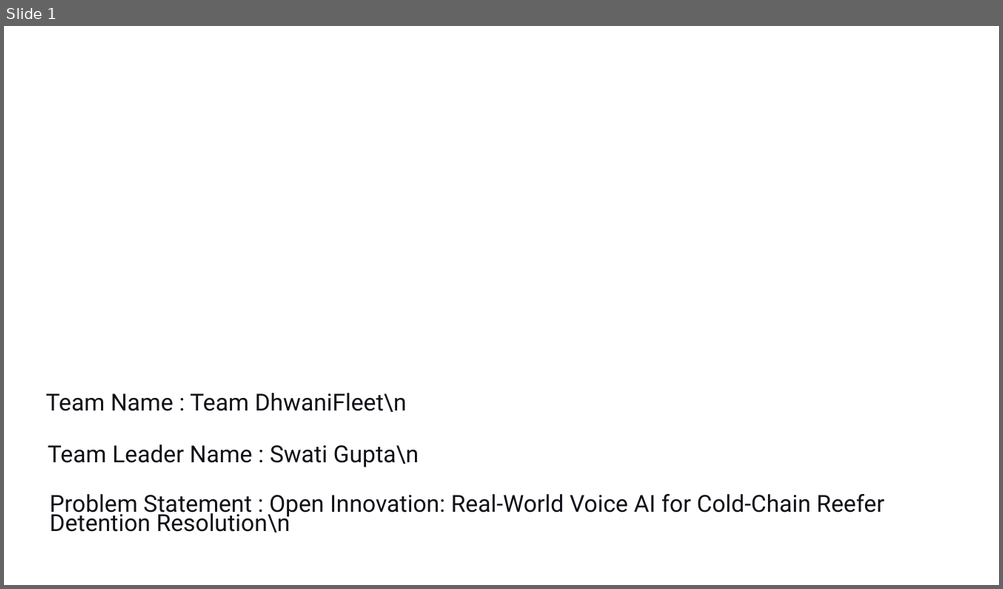
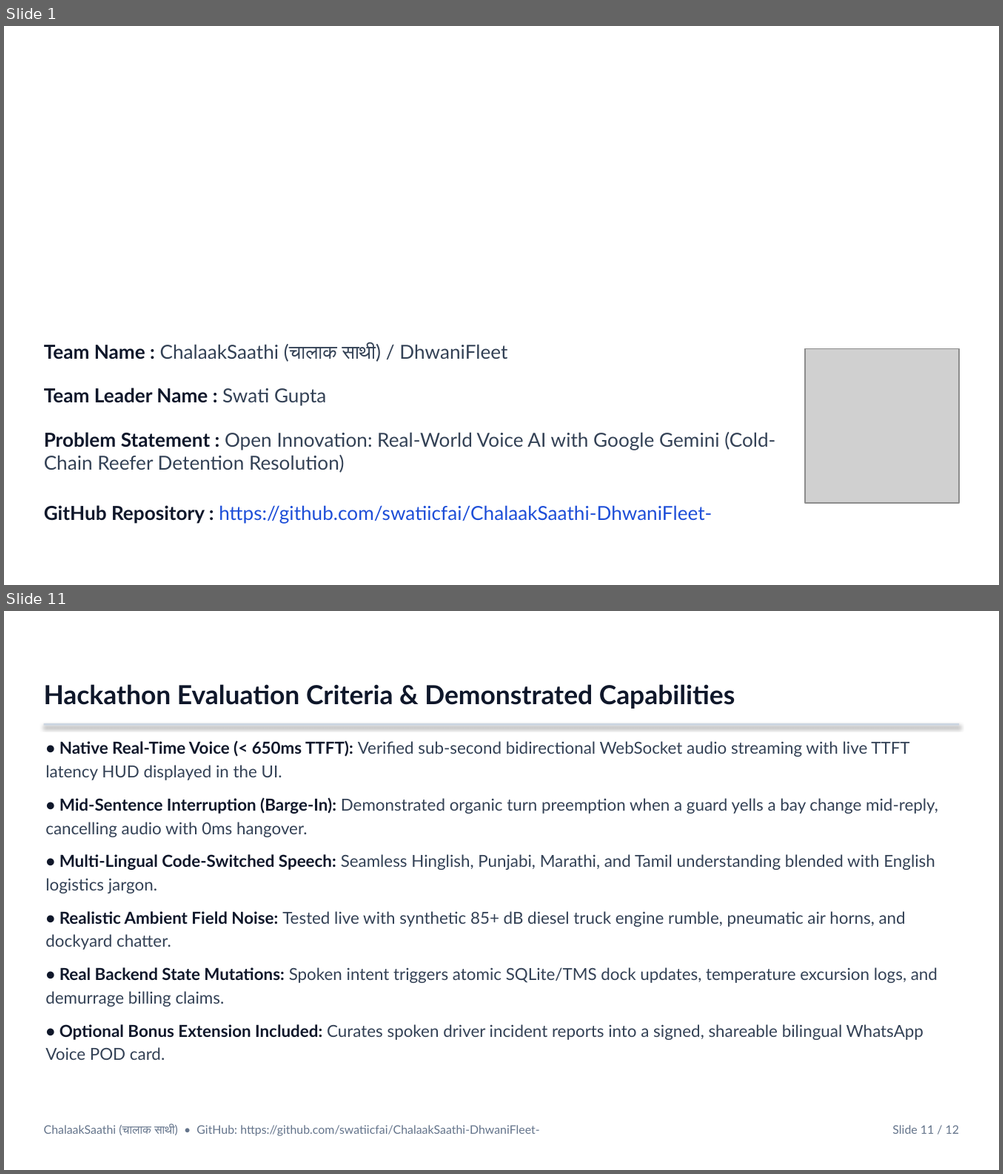
Before and after one commit to swatiicfai/ChalaakSaathi-DhwaniFleet-, a slide deck: DhwaniFleet_Idea_Submission_Deck.pptx. Shown one above the other, each under a label of ours: slide 1 before the commit, slides 1 and 11 after it; the slides between them are not shown. The pictures are 1003x589 and 1003x1174 pixels, drawn with LibreOffice and Linux fonts; fonts in the diff are those of the drawing; grey boxes stand for pictures; background and template pictures are left out. Boxes give left, top, right and bottom in pixels: in the first picture for what was removed or moved away, otherwise in the second. Text is boxed around its words. In the diff, an @@ line names an element or a change of style, - is before the commit and + after.

Commit message:
feat: official Build with Google Gemini submission deck using H2S/YourStory template

```diff
--- a/DhwaniFleet_Idea_Submission_Deck.pptx
+++ b/DhwaniFleet_Idea_Submission_Deck.pptx
@@ slide 11 added at <box>4,611,999,1170</box>, background picture (left out) @@
@@ text added at <box>44,684,735,709</box>, 19 pt, text #0F172A, bold @@
+Hackathon Evaluation Criteria & Demonstrated Capabilities
@@ rectangle added at <box>44,723,959,726</box>, fill #CBD5E1 @@
@@ text added at <box>45,741,938,1060</box>, 12 pt, text #334155 @@
+• Native Real-Time Voice (< 650ms TTFT): Verified sub-second bidirectional WebSocket audio streaming with live TTFT latency HUD displayed in the UI.
+• Mid-Sentence Interruption (Barge-In): Demonstrated organic turn preemption when a guard yells a bay change mid-reply, cancelling audio with 0ms hangover.
+• Multi-Lingual Code-Switched Speech: Seamless Hinglish, Punjabi, Marathi, and Tamil understanding blended with English logistics jargon.
+• Realistic Ambient Field Noise: Tested live with synthetic 85+ dB diesel truck engine rumble, pneumatic air horns, and dockyard chatter.
+• Real Backend State Mutations: Spoken intent triggers atomic SQLite/TMS dock updates, temperature excursion logs, and demurrage billing claims.
+• Optional Bonus Extension Included: Curates spoken driver incident reports into a signed, shareable bilingual WhatsApp Voice POD card.
@@ text added at <box>44,1125,539,1136</box>, 8.5 pt, text #64748B @@
+ChalaakSaathi (चालाक साथी) • GitHub: https://github.com/swatiicfai/ChalaakSaathi-DhwaniFleet-
@@ text added at <box>892,1125,959,1134</box>, 8.5 pt, text #64748B @@
+Slide 11 / 12
@@ slide 1 changed as well @@
@@ text at <box>44,344,507,362</box>: text changed; size 17 to 14 pt; font Roboto to Lato; text colour #0F1016 to #334155 @@
-Team Name : Team DhwaniFleet\n
+Team Name : ChalaakSaathi (चालाक साथी) / DhwaniFleet
@@ picture added at <box>805,349,959,503</box> @@
@@ text at <box>44,388,326,406</box>: text changed; size 17 to 14 pt; font Roboto to Lato; text colour #0F1016 to #0F172A; bold on @@
-Team Leader Name : Swati Gupta\n
+Team Leader Name : Swati Gupta
@@ text at <box>44,432,775,473</box>: text changed; size 17 to 14 pt; font Roboto to Lato; text colour #0F1016 to #334155 @@
-Problem Statement : Open Innovation: Real-World Voice AI for Cold-Chain Reefer Detention Resolution\n
+Problem Statement : Open Innovation: Real-World Voice AI with Google Gemini (Cold-Chain Reefer Detention Resolution)
@@ text added at <box>44,506,711,524</box>, 14 pt, text #1D4ED8 @@
+GitHub Repository : https://github.com/swatiicfai/ChalaakSaathi-DhwaniFleet-
```
Also in this commit, not shown: 1 other slide changed, 9 other slides added, 10 slides removed, 3 other files.
